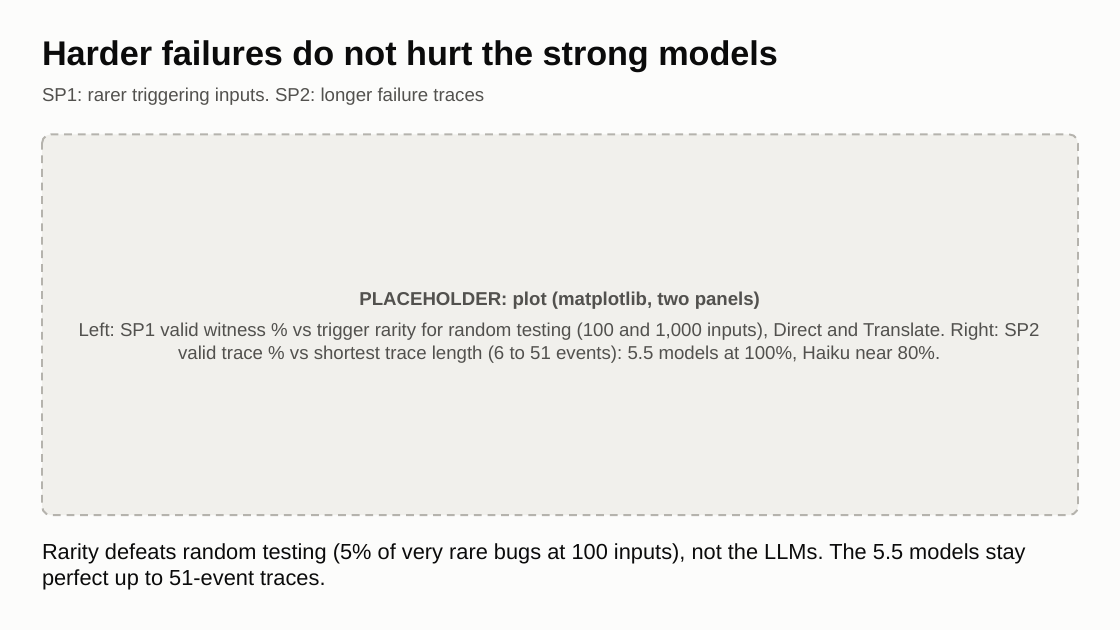
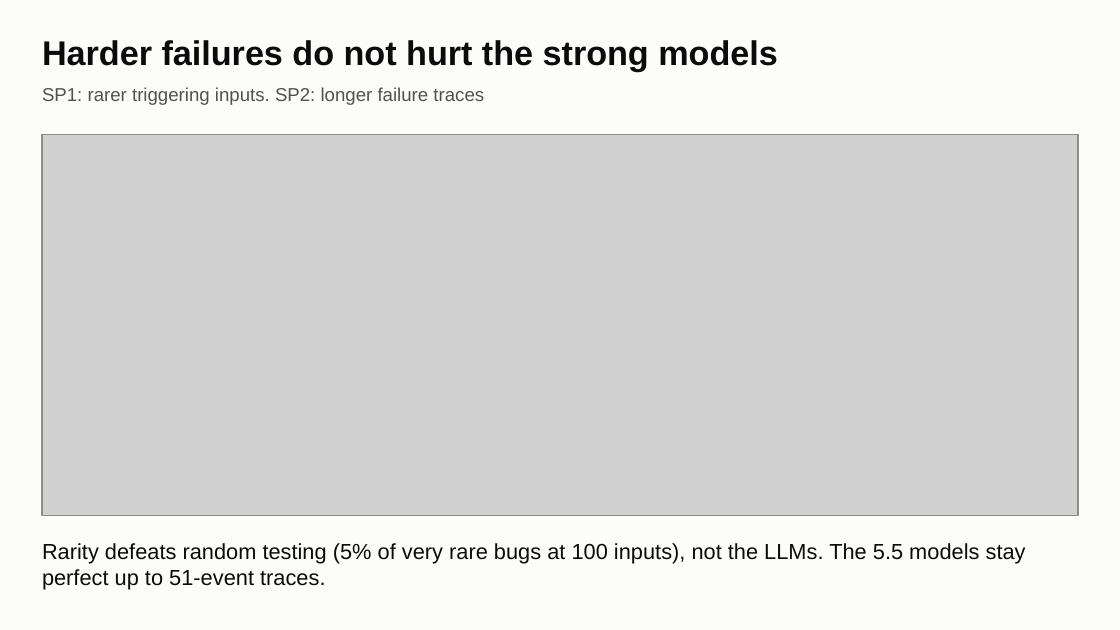
Before and after one commit to yxshrk/System-Failure-Detector, a slide deck: slide 9 of results/figures/slides/premortem_slides.pptx. Drawn at 1120x630 pixels with LibreOffice and Linux fonts; fonts in the diff are those of the drawing; grey boxes stand for pictures. Boxes give left, top, right and bottom in pixels: in the first picture for what was removed or moved away, otherwise in the second. Text is boxed around its words. In the diff, an @@ line names an element or a change of style, - is before the commit and + after.

```diff
--- a/results/figures/slides/premortem_slides.pptx
+++ b/results/figures/slides/premortem_slides.pptx
@@ rounded rectangle removed at (x1=43, y1=134, x2=1079, y2=515) @@
@@ picture added at (x1=43, y1=134, x2=1079, y2=515) @@
@@ text removed at (x1=79, y1=291, x2=1039, y2=363) @@
-PLACEHOLDER: plot (matplotlib, two panels)
-Left: SP1 valid witness % vs trigger rarity for random testing (100 and 1,000 inputs), Direct and Translate. Right: SP2 valid trace % vs shortest trace length (6 to 51 events): 5.5 models at 100%, Haiku near 80%.
```
Also in this commit, not shown: 4 other slides changed, 10 other files.
